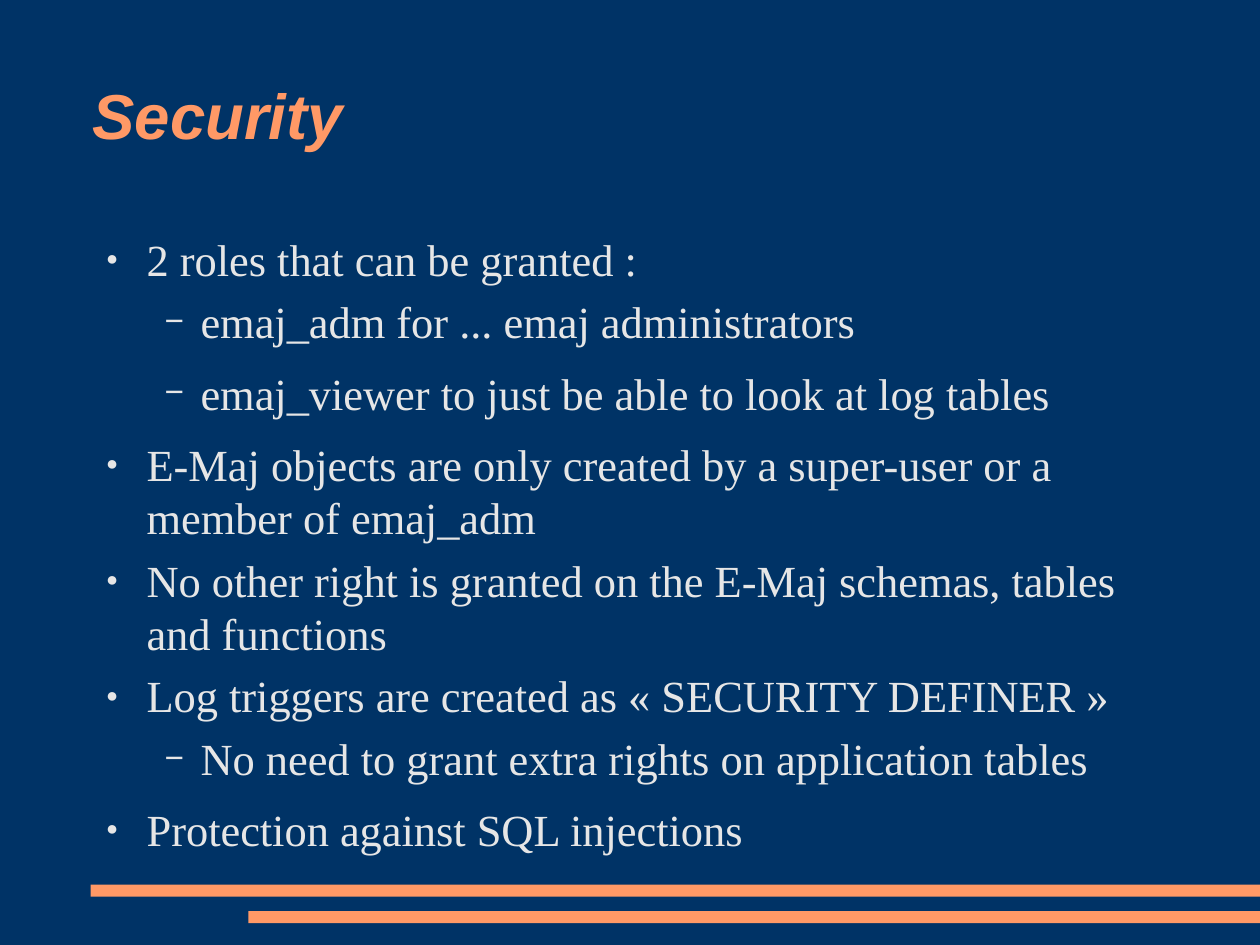
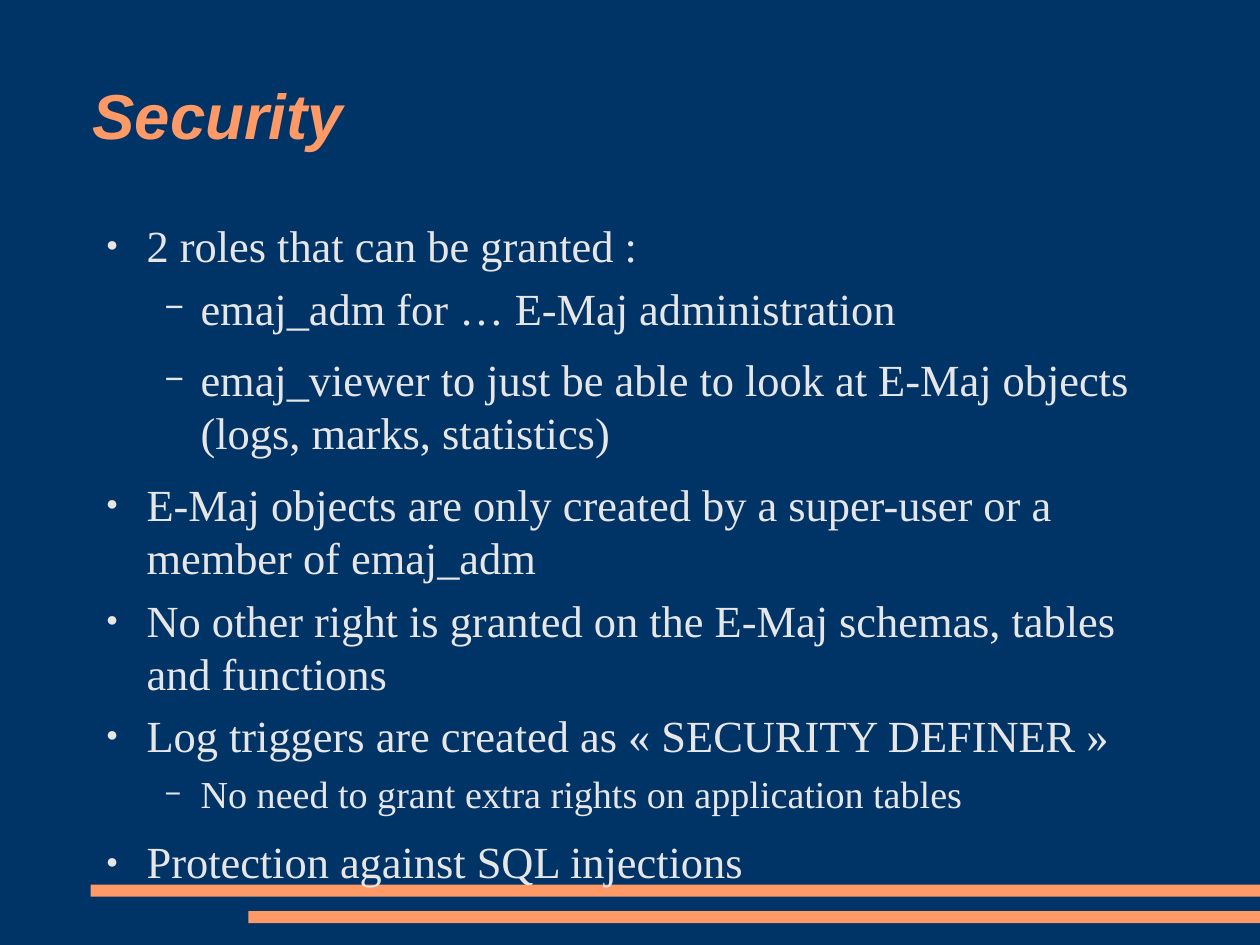
Before and after one commit to beaud76/emaj_doc, a slide deck: slide 32 of Emaj_pres_en.odp (slide 30 before the commit). Drawn at 1260x945 pixels with LibreOffice and Linux fonts; fonts in the diff are those of the drawing. Boxes give left, top, right and bottom in pixels: in the first picture for what was removed or moved away, otherwise in the second. Text is boxed around its words. In the diff, an @@ line names an element or a change of style, - is before the commit and + after.

```diff
--- a/Emaj_pres_en.odp
+++ b/Emaj_pres_en.odp
@@ text "2 roles that can be ...": place and size @@
-text "2 roles that can be ..." at box(147, 245, 1115, 855)
+text "2 roles that can be ..." at box(147, 231, 1129, 887)
@@ text at box(201, 293, 1129, 458): text changed @@
-  − emaj_adm for ... emaj administrators
-  − emaj_viewer to just be able to look at log tables
+  − emaj_adm for … E-Maj administration
+  − emaj_viewer to just be able to look at E-Maj objects (logs, marks, statistics)
@@ text at box(201, 781, 962, 816): size 28 to 24 pt in "No need to grant extra rights on ..." @@
```
Also in this commit, not shown: 11 other slides changed, 3 slides added, 1 slide removed, 3 other files.
